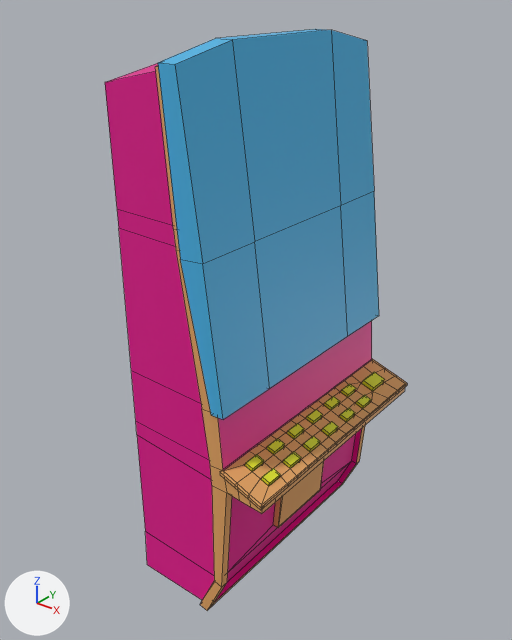
Before and after pictures for a commit that changed the FBX model Assets/Visual/Props/C_GMachine/C_GMachine_001.fbx.
One viewpoint serves both versions: a camera (50 mm lens) standing at (1.313, -1.768, 2.019) and looking at (-0.068, -0.042, 0.949). Arrows for +X, +Y and +Z are at lower left; the lights stay in place. Mesh edges are drawn as thin lines.

Names of what the first picture shows: 'C_Machine_001'.
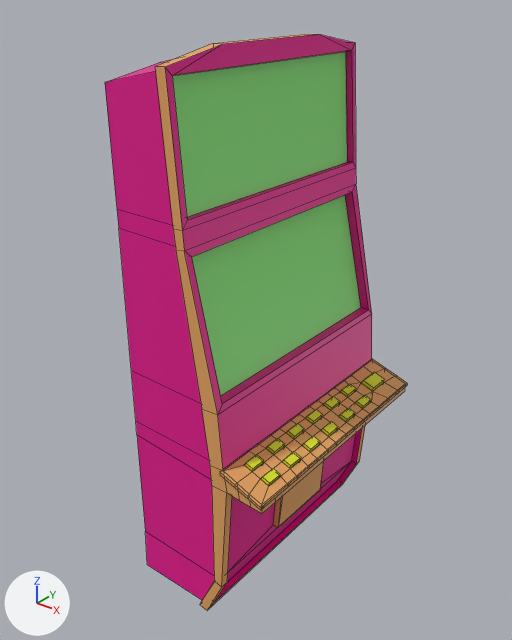
Boxes [x1, y1, x2, y2] around the edits, measured in the pictures (512 x 640 px):
'C_Machine_001', reshaped
    before: [105, 29, 407, 610]
    after: [105, 34, 407, 610]
part 1 of me_cube_003, deleted (blue)
    before: [158, 29, 379, 419]

What changed in the scene script:
```text
Change me_cube_003:
    where me_cube_003.from_pydata(...)  # 488 vertices, 412 faces; spans x -0.28..0.29, y -0.46..0.46, z -0.02..1.87
    used by ob_c_machine_001; location = (0.0, 0.0, 0.0)
    me_cube_003 part 1: the loose piece of 24 vertices spanning x -0.05..0.14, y -0.46..0.46, z 0.84..1.87 is deleted
    remove me_cube_003.materials.append(mat_glass)  # blue #47b4e7
```
